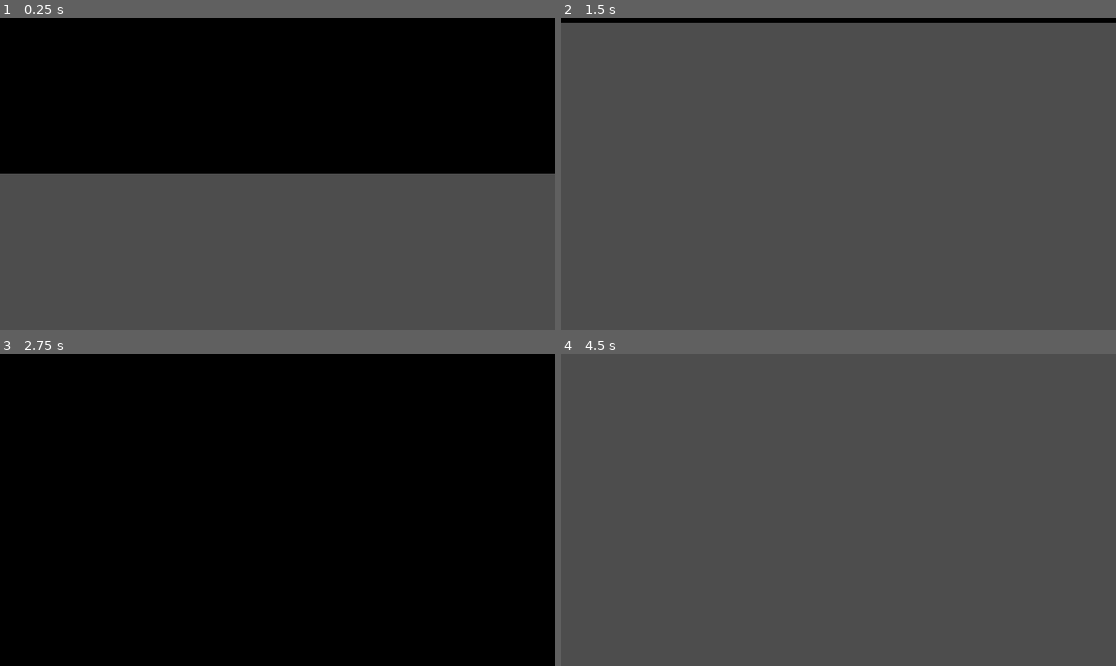
Above: before the commit, frames 1-4 (two rows, left to right).
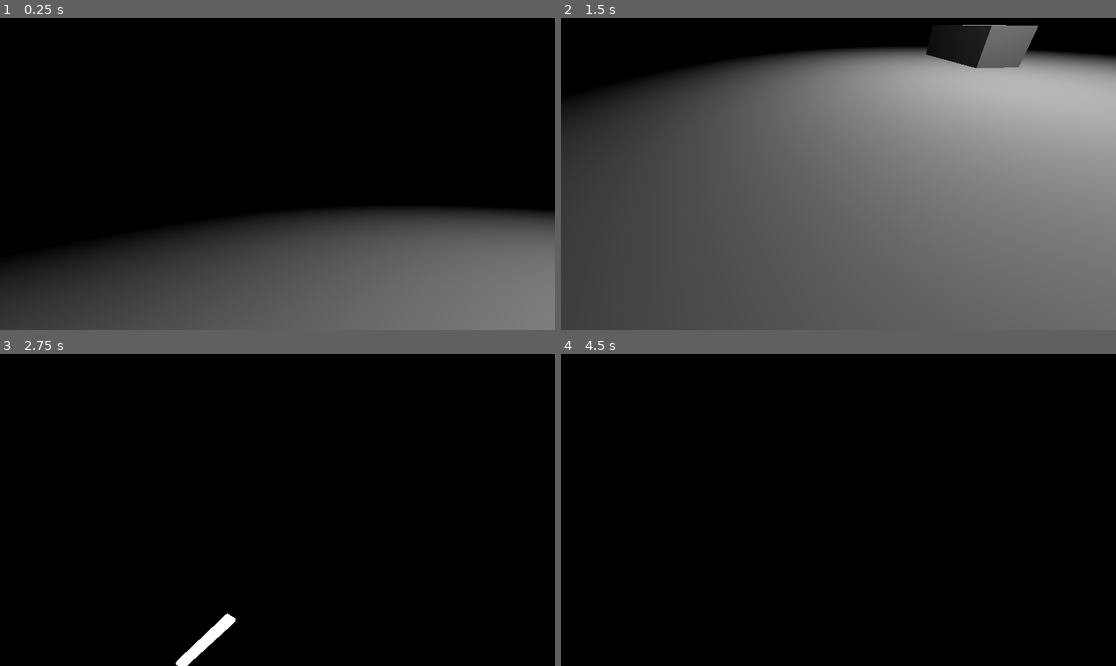
Above: after the commit, the same moments.

Repository: beForged/liminal_game
Game: Godot game, scene res://mainScene.tscn
Same seed, same stepped clock (60 frames per second), same inputs: the game is played once before the commit and once after it.
Inputs (mouse positions are in pixels of both pictures, inside the frame that each line leads up to):
- Up to frame 1 (0.25 s): no input
- Up to frame 2 (1.5 s): tap Enter (ui_accept) at 0.5, 0.77, 1.25 s; move the mouse to (960, 158) at 0.52 s; hold D (move_right) 0.53-1.28 s; move the mouse to (727, 189) at 1.27 s; hold S (mvoe_back) from 1.28 s (still down)
- Up to frame 3 (2.75 s): tap Enter (ui_accept) at 1.52 s; move the mouse to (333, 441) at 2.02 s; release S (mvoe_back) at 2.03 s; hold D (move_right) from 2.03 s (still down)
- Up to frame 4 (4.5 s): move the mouse to (810, 572) at 2.77 s; release D (move_right) at 2.78 s; hold W (move_forward) 2.78-3.53 s; tap Enter (ui_accept) at 3.02, 3.5, 3.77, 4.25 s; move the mouse to (1005, 556) at 3.52 s; hold A (move_left) from 3.53 s (still down); move the mouse to (672, 463) at 4.27 s

The runs differ from the first frame. In frame 1, 32% of the frame differs, in the area x 0-100%, y 49-100%; in frame 2, 57%; in frame 3, 0.5%; in frame 4, 100%, in the area x 0-100%, y 0-100%.

Commit message:
add lighting

Diff:
--- a/mainScene.tscn
+++ b/mainScene.tscn
@@ -1,15 +1,19 @@
-[gd_scene load_steps=3 format=3 uid="uid://dmgbcnxrr667c"]
+[gd_scene load_steps=4 format=3 uid="uid://dmgbcnxrr667c"]
 
 [ext_resource type="PackedScene" uid="uid://cid071jugrrvn" path="res://player.tscn" id="1_hbik5"]
+[ext_resource type="Material" uid="uid://dt72a3686blur" path="res://Textures/godot-material-concrete-1.0.1/materials/concrete_hd/concrete.tres" id="1_mhujt"]
 
-[sub_resource type="StandardMaterial3D" id="StandardMaterial3D_r3ew6"]
-albedo_color = Color(0.823529, 0.819608, 0.803922, 1)
+[sub_resource type="StandardMaterial3D" id="StandardMaterial3D_ixwju"]
+transparency = 1
+emission_enabled = true
+emission = Color(1, 1, 1, 1)
+emission_energy_multiplier = 2.62
 
 [node name="Node3D" type="Node3D"]
 
 [node name="Room" type="CSGBox3D" parent="."]
 transform = Transform3D(1, 0, 0, 0, 1, 0, 0, 0, 1, 0, 5, 0)
-material_override = SubResource("StandardMaterial3D_r3ew6")
+material_override = ExtResource("1_mhujt")
 lod_bias = 0.001
 use_collision = true
 flip_faces = true
@@ -21,3 +25,17 @@
 size = Vector3(4.5, 1.4, 1.9)
 
 [node name="Player" parent="." instance=ExtResource("1_hbik5")]
+
+[node name="light proto" type="Node3D" parent="."]
+transform = Transform3D(1, 0, 0, 0, 1, 0, 0, 0, 1, 5.87571, 9.9, 2.90042)
+
+[node name="CSGBox3D" type="CSGBox3D" parent="light proto"]
+transform = Transform3D(1, 0, 0, 0, 1, 0, 0, 0, 1, 0, -0.361106, 0)
+material_override = SubResource("StandardMaterial3D_ixwju")
+size = Vector3(4.85788, 0.201172, 0.569336)
+
+[node name="SpotLight3D" type="SpotLight3D" parent="light proto"]
+transform = Transform3D(1, 0, 0, 0, -4.37114e-08, 1, 0, -1, -4.37114e-08, 0, 0, 0)
+light_energy = 20.0
+spot_range = 16.671
+spot_angle = 65.9831
--- a/player.tscn
+++ b/player.tscn
@@ -13,3 +13,4 @@
 
 [node name="Camera3D" type="Camera3D" parent="."]
 unique_name_in_owner = true
+transform = Transform3D(1, 0, 0, 0, 1, 0, 0, 0, 1, 0, 1.5, 0)
